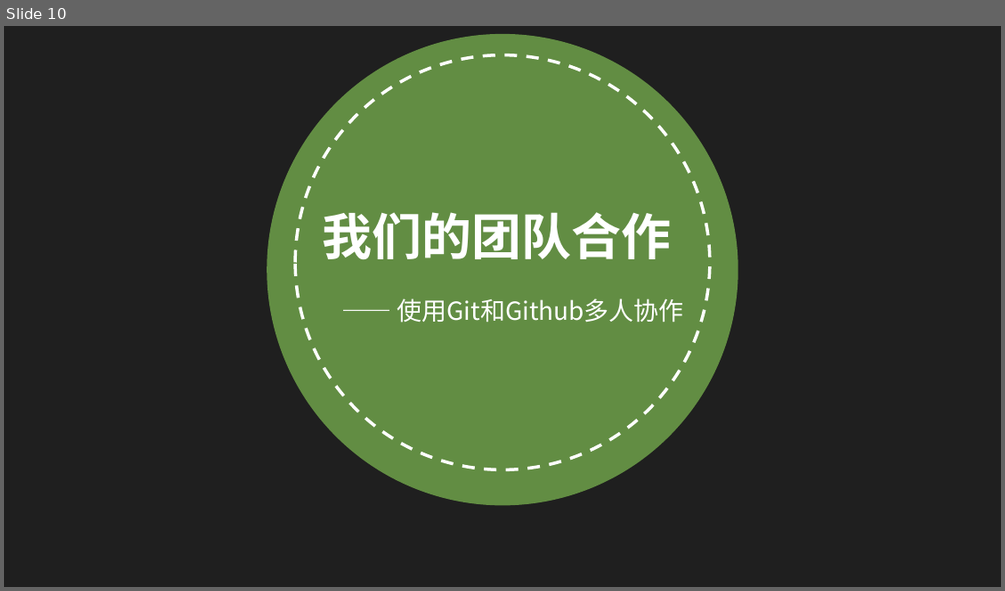
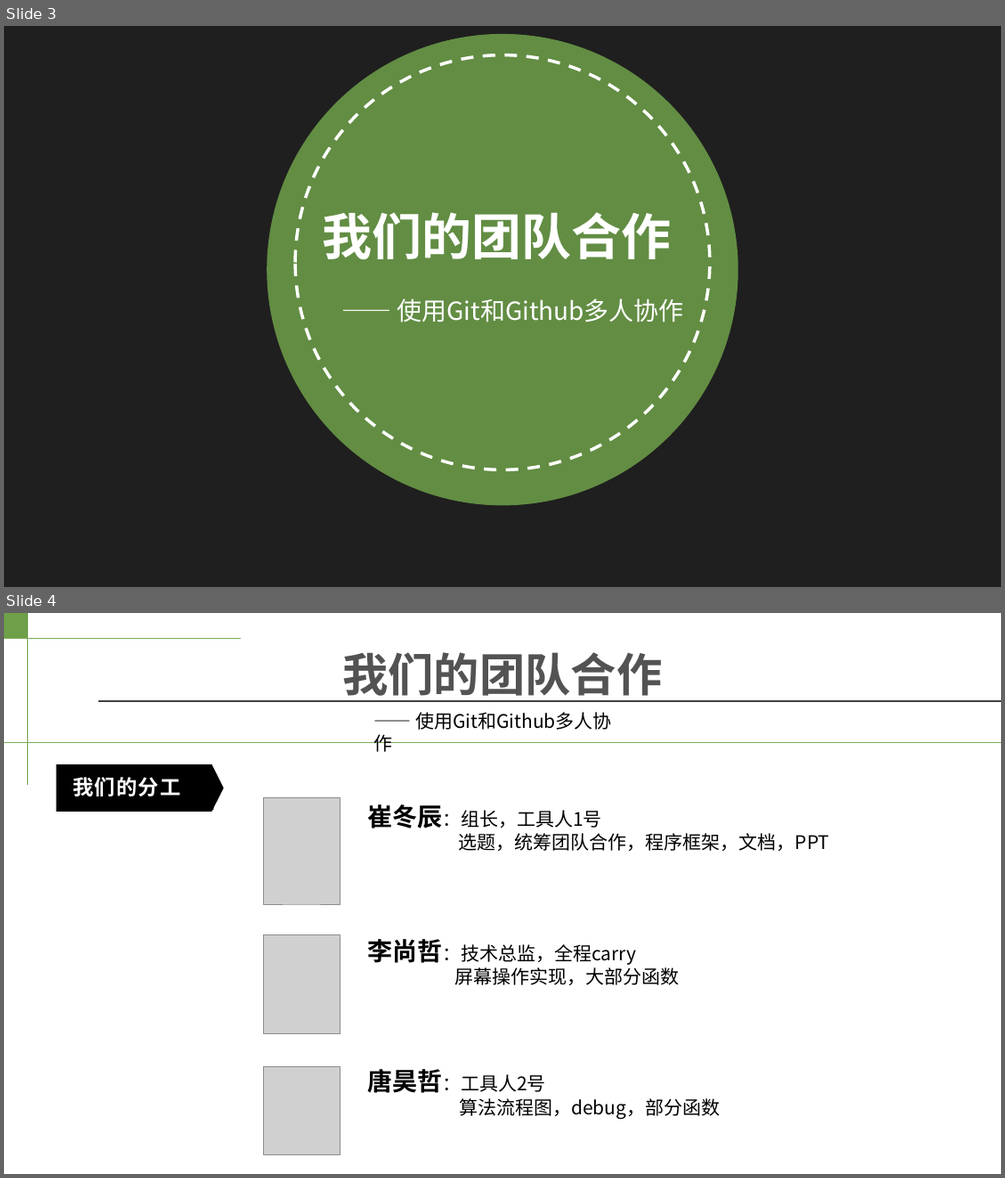
Before and after one commit to Erewhon-Lucy/BPLP_demo, a slide deck: 把你们的感想扔到这里/不向C语言低头小组.pptx. Shown one above the other, each under a label of ours: slide 10 before the commit, slides 3 and 4 after it. The pictures are 1005x591 and 1005x1178 pixels, drawn with LibreOffice and Linux fonts; fonts in the diff are those of the drawing; grey boxes stand for pictures; background and template pictures are left out; a plain dark background stands for a picture behind light text. Boxes give left, top, right and bottom in pixels: in the first picture for what was removed or moved away, otherwise in the second. Text is boxed around its words. In the diff, an @@ line names an element or a change of style, - is before the commit and + after.

```diff
--- a/把你们的感想扔到这里/不向C语言低头小组.pptx
+++ b/把你们的感想扔到这里/不向C语言低头小组.pptx
@@ slide 4 added at (4, 613, 1001, 1174), background #FFFFFF @@
@@ line added from (4, 638) to (241, 638), #7CAE57 0.75 pt @@
@@ rectangle added at (4, 613, 28, 638), fill #6EA049 @@
@@ line added from (28, 613) to (28, 785), #6EA049 0.75 pt @@
@@ text added at (342, 652, 662, 702), 44 pt, text #525252, bold @@
+我们的团队合作
@@ line added from (98, 701) to (1001, 701), #404040 1 pt @@
@@ text added at (415, 712, 612, 730), 18 pt, text #000000 @@
+—— 使用Git和Github多人协作
@@ line added from (4, 742) to (1001, 742), #7CAE57 1 pt @@
@@ pentagon arrow added at (57, 765, 224, 811), fill #000000 @@
@@ pentagon arrow added at (65, 765, 149, 785), fill #000000 @@
@@ rectangle added at (65, 771, 213, 811), fill #000000, 20 pt, text #FFFFFF, bold @@
+我们的分工
@@ picture added at (264, 798, 340, 905) @@
@@ text added at (367, 804, 830, 851), 18 pt, text #000000 @@
+崔冬辰：组长，工具人1号
+选题，统筹团队合作，程序框架，文档，PPT
@@ picture added at (264, 934, 340, 1033) @@
@@ text added at (367, 939, 679, 985), 18 pt, text #000000 @@
+李尚哲：技术总监，全程carry
+屏幕操作实现，大部分函数
@@ picture added at (264, 1066, 340, 1154) @@
@@ text added at (367, 1069, 720, 1119), 18 pt, text #000000 @@
+唐昊哲：工具人2号
+算法流程图，debug，部分函数
@@ what was slide 10 is now slide 3 @@
```
Also in this commit, not shown: 7 slides changed, 2 other slides added, 3 slides removed, 3 other files.
